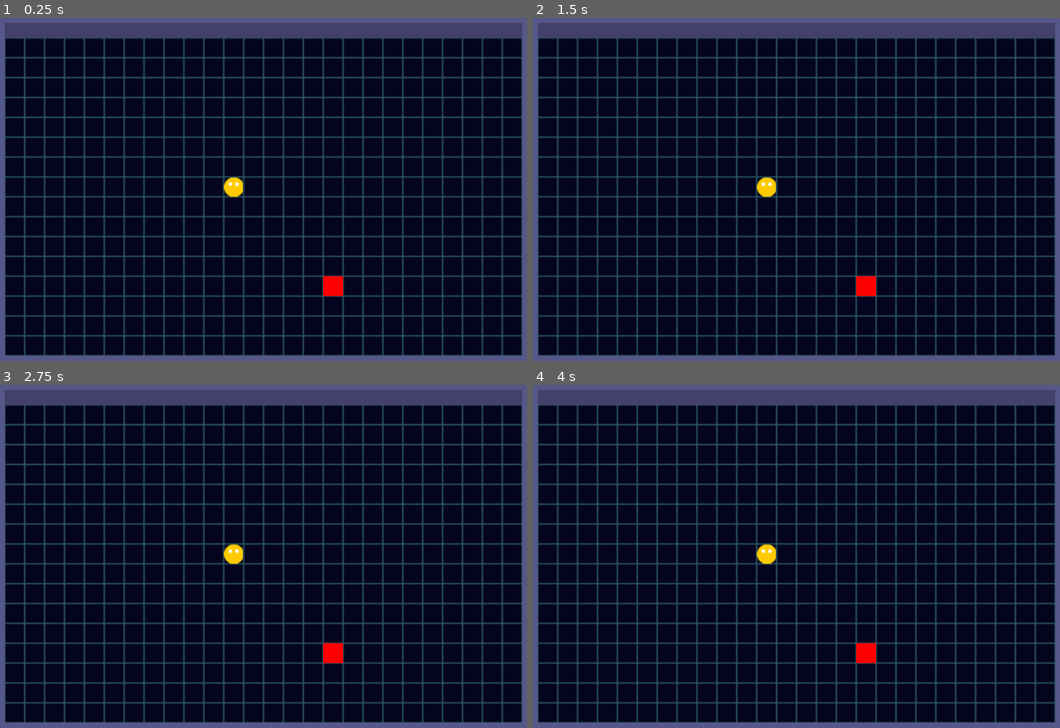
Above: before the commit, frames 1-4 (two rows, left to right).
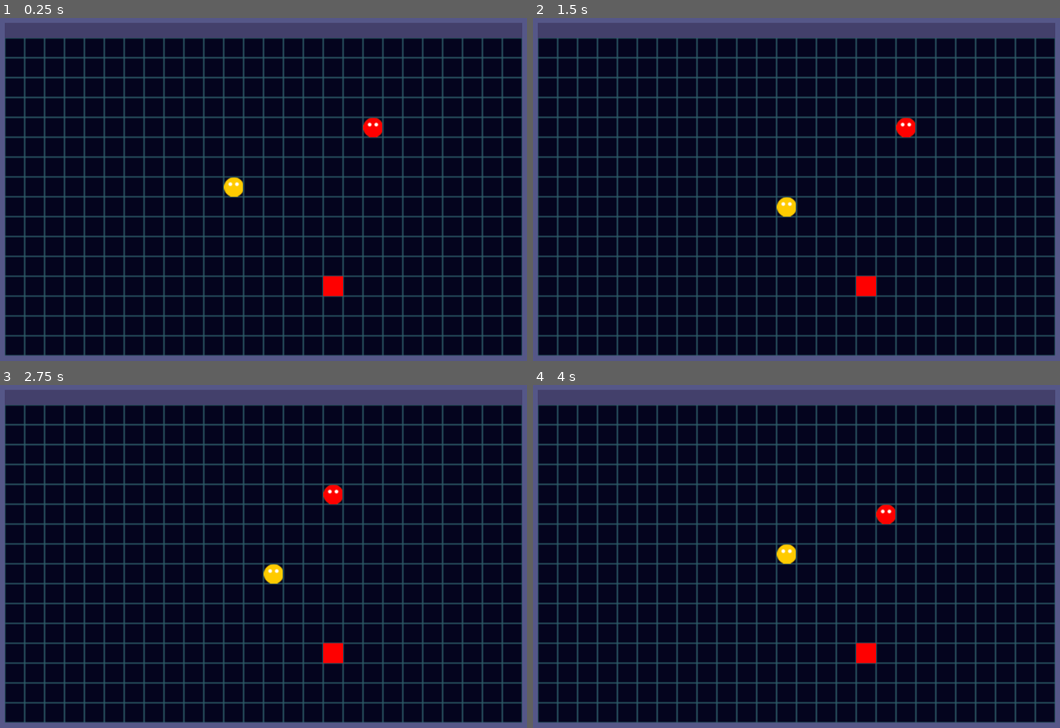
Above: after the commit, the same moments.

Repository: edgex004/RaccoonDelver
Game: Godot game, scene res://Level.tscn
Same seed, same stepped clock (60 frames per second), same inputs: the game is played once before the commit and once after it.
Inputs:
- Up to frame 1 (0.25 s): no input
- Up to frame 2 (1.5 s): tap Enter at 0.5 s; hold Right (player1_right, bound only after the commit) 0.53-1.28 s; hold Down (player1_down, bound only after the commit) from 1.28 s (still down)
- Up to frame 3 (2.75 s): release Down (player1_down, bound only after the commit) at 2.03 s; hold Right (player1_right, bound only after the commit) from 2.03 s (still down)
- Up to frame 4 (4 s): tap Space at 2.75 s; release Right (player1_right, bound only after the commit) at 2.78 s; hold Up (player1_up, bound only after the commit) 2.78-3.53 s; tap Enter at 3.5 s; hold Left (player1_left, bound only after the commit) from 3.53 s (still down)

The runs differ from the first frame. In frame 1, 0.2% of the frame differs, in the area x 68-73%, y 29-35%; in frame 2, 0.6%, in the area x 42-73%, y 29-59%; in frame 3, 0.6%; in frame 4, 0.6%.

Commit message:
Updated player movement from _unhandled input to within _process. Added spawning Random Walker.

Diff:
--- a/Level.gd
+++ b/Level.gd
@@ -2,6 +2,7 @@
 
 const PLAYER = preload("res://Scenes/Damageable/Movable/Player/Player.tscn")
 const DAMAGEABLE = preload("res://Scenes/Damageable/Damageable.tscn")
+const RANDOM_WALKER = preload("res://Scenes/Damageable/Movable/AI/RandomWalker/RandomWalker.tscn")
 signal beat
 
 # Called when the node enters the scene tree for the first time.
@@ -9,6 +10,7 @@
 	$Beat.connect("timeout", self, "_on_Beat_timeout")
 	spawnPlayer(464,272)
 	spawnDamageable(624,432)
+	spawnRandomWalker(688, 176)
 
 # Called every frame. 'delta' is the elapsed time since the previous frame.
 #func _process(delta):
@@ -28,3 +30,9 @@
 	var obj = DAMAGEABLE.instance()
 	add_child(obj)
 	obj.set_position( Vector2( x, y ))
+
+func spawnRandomWalker(x,y):
+	var obj = RANDOM_WALKER.instance()
+	add_child(obj)
+	obj.set_position( Vector2( x, y ))
+	connect("beat", obj, "_on_Beat_timeout")
--- a/Scenes/Damageable/Movable/AI/RandomWalker/RandomWalker.gd
+++ b/Scenes/Damageable/Movable/AI/RandomWalker/RandomWalker.gd
@@ -1,9 +1,5 @@
 extends "res://Scenes/Damageable/Movable/AI/BasicAI.gd"
 
-
-# Declare member variables here. Examples:
-# var a = 2
-# var b = "text"
 
 var dirs = {0: Vector2.LEFT,
 			1: Vector2.UP,
@@ -12,7 +8,6 @@
 
 #var screensize
 
-# Called when the node enters the scene tree for the first time.
 func _ready():
 	#screensize = get_viewport().get_size()
 	#set_position(screensize/2)
@@ -20,8 +15,7 @@
 
 
 func _on_Beat_timeout():
-	print("Beat Happened...")
-	var pos = get_position()
+	#print("Beat Happened...")
 	var selected_dir = randi() % len(dirs)
 
 	for dir in dirs:
--- a/Scenes/Damageable/Movable/Player/Player.gd
+++ b/Scenes/Damageable/Movable/Player/Player.gd
@@ -14,17 +14,13 @@
 	pass
 
 
-# Called every frame. 'delta' is the elapsed time since the previous frame.
-#func _process(delta):
-#	pass
+func _process(delta):
+	if not (has_moved):
+		for dir in player1_inputs.keys():
+			if Input.is_action_just_pressed(dir):
+				move_tile(player1_inputs[dir], tilesize)
+				has_moved = true
 
 func _on_Beat_timeout():
 	print("Beat Happened...")
 	has_moved = false
-
-func _unhandled_input(event):
-	if not (has_moved):
-		for dir in player1_inputs.keys():
-			if event.is_action_pressed(dir):
-				move_tile(player1_inputs[dir], tilesize)
-				has_moved = true
--- a/project.godot
+++ b/project.godot
@@ -24,21 +24,25 @@
 player1_left={
 "deadzone": 0.5,
 "events": [ Object(InputEventJoypadButton,"resource_local_to_scene":false,"resource_name":"","device":0,"button_index":14,"pressure":0.0,"pressed":false,"script":null)
+, Object(InputEventKey,"resource_local_to_scene":false,"resource_name":"","device":0,"alt":false,"shift":false,"control":false,"meta":false,"command":false,"pressed":false,"scancode":16777231,"unicode":0,"echo":false,"script":null)
  ]
 }
 player1_up={
 "deadzone": 0.5,
 "events": [ Object(InputEventJoypadButton,"resource_local_to_scene":false,"resource_name":"","device":0,"button_index":12,"pressure":0.0,"pressed":false,"script":null)
+, Object(InputEventKey,"resource_local_to_scene":false,"resource_name":"","device":0,"alt":false,"shift":false,"control":false,"meta":false,"command":false,"pressed":false,"scancode":16777232,"unicode":0,"echo":false,"script":null)
  ]
 }
 player1_down={
 "deadzone": 0.5,
 "events": [ Object(InputEventJoypadButton,"resource_local_to_scene":false,"resource_name":"","device":0,"button_index":13,"pressure":0.0,"pressed":false,"script":null)
+, Object(InputEventKey,"resource_local_to_scene":false,"resource_name":"","device":0,"alt":false,"shift":false,"control":false,"meta":false,"command":false,"pressed":false,"scancode":16777234,"unicode":0,"echo":false,"script":null)
  ]
 }
 player1_right={
 "deadzone": 0.5,
 "events": [ Object(InputEventJoypadButton,"resource_local_to_scene":false,"resource_name":"","device":0,"button_index":15,"pressure":0.0,"pressed":false,"script":null)
+, Object(InputEventKey,"resource_local_to_scene":false,"resource_name":"","device":0,"alt":false,"shift":false,"control":false,"meta":false,"command":false,"pressed":false,"scancode":16777233,"unicode":0,"echo":false,"script":null)
  ]
 }
 
